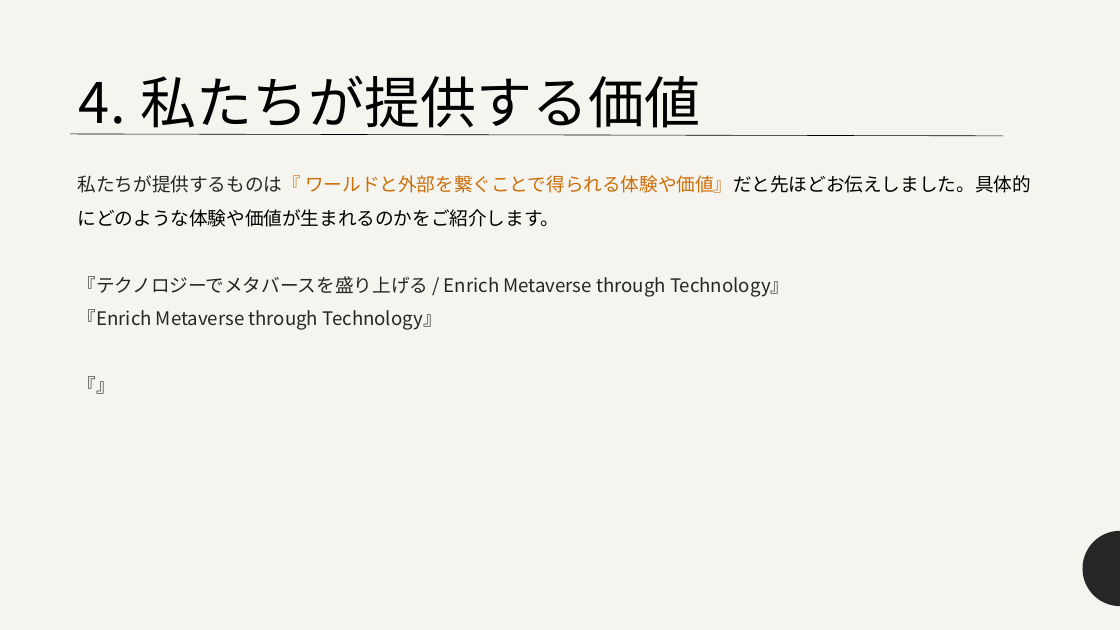
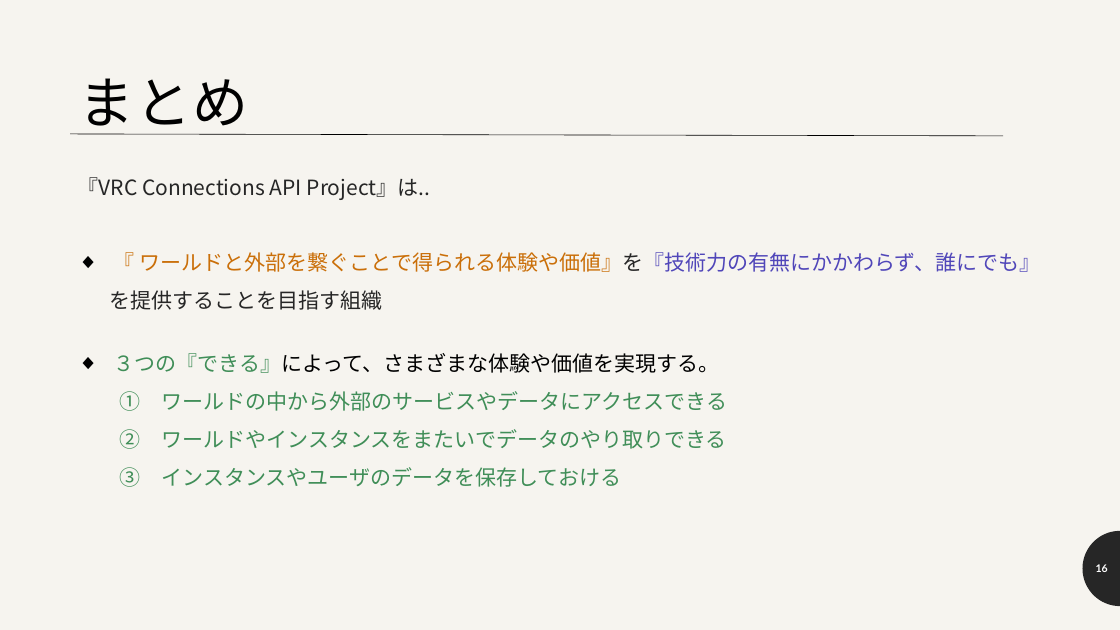
Before and after one commit to nHaruka-git/VRC-Connestions-API-Project-Public-Resources, a slide deck: slide 16 of 対外紹介資料.pptx (slide 9 before the commit). Drawn at 1120x630 pixels with LibreOffice and Linux fonts; fonts in the diff are those of the drawing. Boxes give left, top, right and bottom in pixels: in the first picture for what was removed or moved away, otherwise in the second. Text is boxed around its words. In the diff, an @@ line names an element or a change of style, - is before the commit and + after.

```diff
--- a/対外紹介資料.pptx
+++ b/対外紹介資料.pptx
@@ title at (78, 78, 248, 135): text changed @@
-4. 私たちが提供する価値
+まとめ
@@ text at (78, 177, 1040, 487): text changed; size 16 to 18 pt; text colour #262626 to #408E58 @@
-私たちが提供するものは『 ワールドと外部を繋ぐことで得られる体験や価値』だと先ほどお伝えしました。具体的にどのような体験や価値が生まれるのかをご紹介します。
-『テクノロジーでメタバースを盛り上げる / Enrich Metaverse through Technology』
-『Enrich Metaverse through Technology』
-『』
+『VRC Connections API Project』は..
+◆ 『 ワールドと外部を繋ぐことで得られる体験や価値』を『技術力の有無にかかわらず、誰にでも』を提供することを目指す組織
+◆ ３つの『できる』によって、さまざまな体験や価値を実現する。
+  1. ワールドの中から外部のサービスやデータにアクセスできる
+  2. ワールドやインスタンスをまたいでデータのやり取りできる
+  3. インスタンスやユーザのデータを保存しておける
@@ page number added at (1096, 564, 1108, 572), 9 pt, text #FFFFFF, bold @@
+16
```
Also in this commit, not shown: 6 other slides changed, 10 slides added, 2 slides removed, 25 other files.
